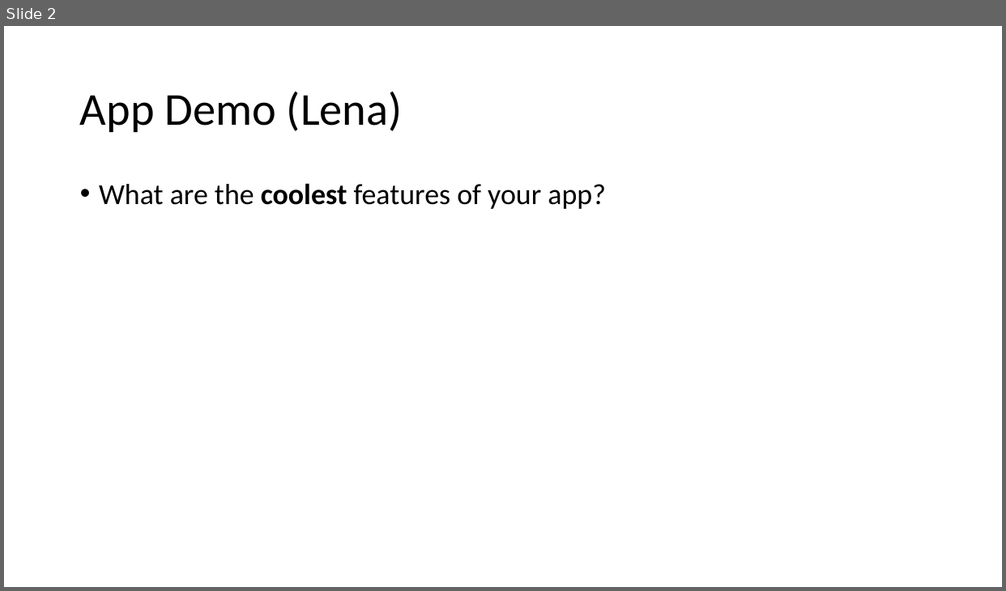
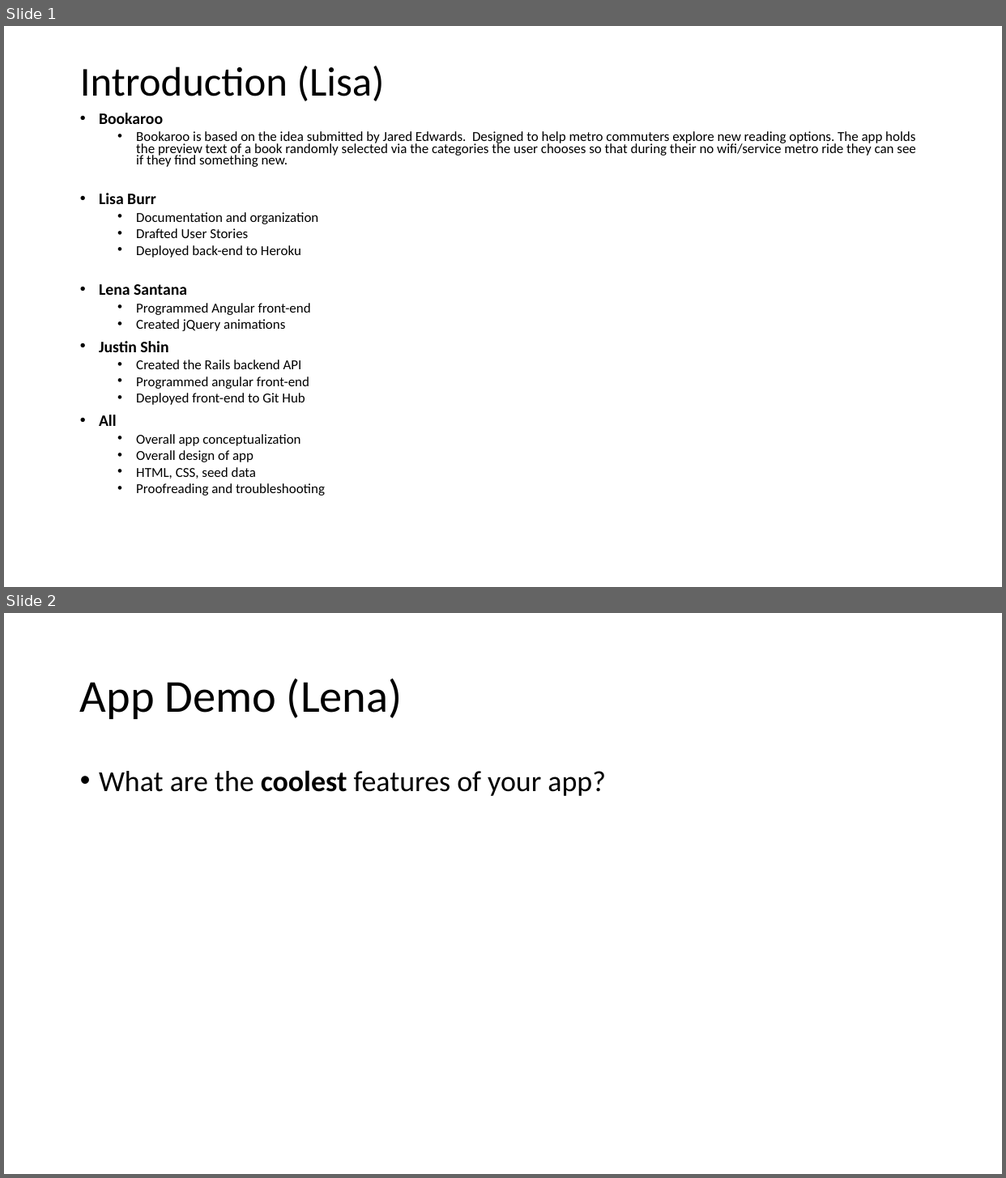
Before and after one commit to fanelenan7/project3, a slide deck: Group_presentation.pptx. Shown one above the other, each under a label of ours: slide 2 before the commit, slides 1 and 2 after it. The pictures are 1006x591 and 1006x1178 pixels, drawn with LibreOffice and Linux fonts; fonts in the diff are those of the drawing. Boxes give left, top, right and bottom in pixels: in the first picture for what was removed or moved away, otherwise in the second. Text is boxed around its words. In the diff, an @@ line names an element or a change of style, - is before the commit and + after.

```diff
--- a/Group_presentation.pptx
+++ b/Group_presentation.pptx
@@ slide 1 added at <box>4,26,1002,587</box>, background #FFFFFF @@
@@ title added at <box>80,66,385,101</box>, 39.6 pt, text #000000 @@
+Introduction (Lisa)
@@ text added at <box>99,113,915,496</box>, 13.2 pt, text #000000 @@
+• Bookaroo
+  • Bookaroo is based on the idea submitted by Jared Edwards. Designed to help metro commuters explore new reading options. The app holds the preview text of a book randomly selected via the categories the user chooses so that during their no wifi/service metro ride they can see if they find something new.
+• Lisa Burr
+  • Documentation and organization
+  • Drafted User Stories
+  • Deployed back-end to Heroku
+• Lena Santana
+  • Programmed Angular front-end
+  • Created jQuery animations
+• Justin Shin
+  • Created the Rails backend API
+  • Programmed angular front-end
+  • Deployed front-end to Git Hub
+• All
+  • Overall app conceptualization
+  • Overall design of app
+  • HTML, CSS, seed data
+  • Proofreading and troubleshooting
```
Also in this commit, not shown: 4 slides changed, 1 slide removed, 1 other file.
